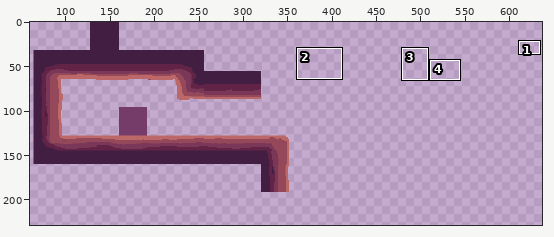
Edited in one commit: pixel-art file (assets/gfx/world/World Tileset.aseprite). The picture above shows the old version from afar; the outline marks the close-up.
Close-up. Before the commit:
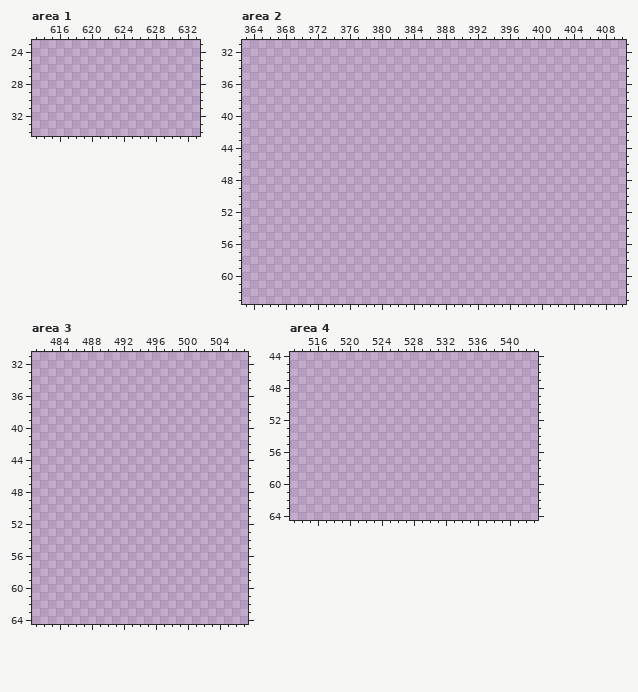
640x360 pixels, 1 frame. Shown: area 1: x 613..633, y 23..34; area 2: x 363..410, y 31..63; area 3: x 481..507, y 31..64; area 4: x 513..543, y 44..64. The wide view leaves out empty margins. The commit also changed other parts of the picture, which this record leaves out.
Now the later version:
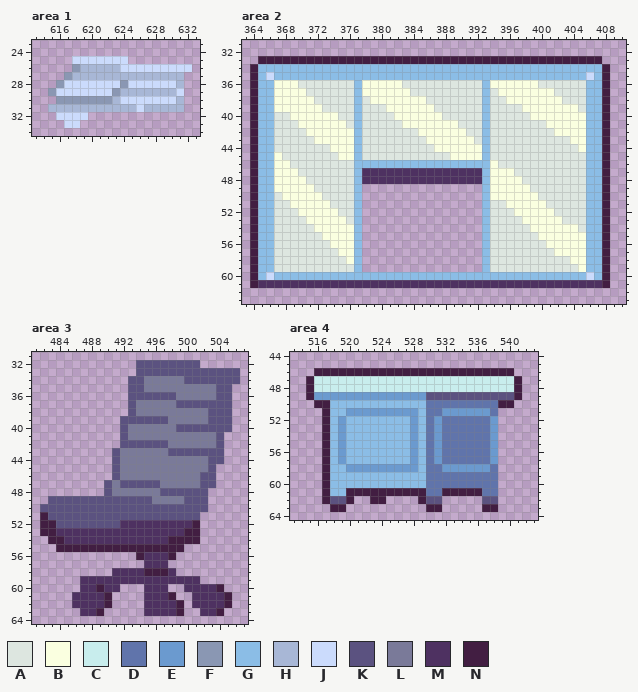
Palette (. is transparent): A #dde6e0  B #faffe0  C #c8eded  D #6074ab  E #6b9acf  F #8a97b3  G #8bbde6  H #a8b7d6  J #cbdbfc  K #5b5280  L #7a7a99  M #4e3161  N #421e42
The edit:
Area 1, layer "FG Tiles":
y 25: x 618..624 ....... -> JJJJJJJ
y 26: x 618..632 ............... -> FHHHHHJJJJJJJJJ
y 27: x 617..631 ............... -> FHHHHHHHHHHHHHH
y 28: x 616..631 ................ -> FJJJJJJJFJJJJJJH
y 29: x 615..631 ................. -> FJJJJJJJFHHHHHHHJ
y 30: x 616..631 ................ -> FFFFFFFHJJJJJJJH
y 31: x 615..631 ................. -> HHHHHHHHHHHJHHHHH
y 32: x 616..619 .... -> JJJJ
y 33: x 617..618 .. -> JJ
Area 2, layer "FG Tiles":
y 33: x 365..407 ........................................... -> NNNNNNNNNNNNNNNNNNNNNNNNNNNNNNNNNNNNNNNNNNN
y 34: x 364..408 ............................................. -> NGGGGGGGGGGGGGGGGGGGGGGGGGGGGGGGGGGGGGGGGGGGN
y 35: x 364..408 ............................................. -> NGJGGGGGGGGGGGGGGGGGGGGGGGGGGGGGGGGGGGGGGGJGN
y 36: x 364..408 ............................................. -> NGGBBBAAAAAAAGBBBBBAAAAAAAAAAGBBBBBBAAAAAAGGN
y 37: x 364..408 ............................................. -> NGGBBBBAAAAAAGBBBBBBAAAAAAAAAGABBBBBBBAAAAGGN
y 38: x 364..408 ............................................. -> NGGBBBBBAAAAAGABBBBBBBAAAAAAAGAABBBBBBBAAAGGN
y 39: x 364..408 ............................................. -> NGGBBBBBBAAAAGAAABBBBBBAAAAAAGAAAABBBBBBBAGGN
y 40: x 364..408 ............................................. -> NGGAABBBBBBAAGAAAABBBBBBAAAAAGAAAAABBBBBBBGGN
y 41: x 364..408 ............................................. -> NGGAAABBBBBBAGAAAAABBBBBBBAAAGAAAAAAABBBBBGGN
y 42: x 364..408 ............................................. -> NGGAAAABBBBBBGAAAAAAABBBBBBAAGAAAAAAAABBBBGGN
y 43: x 364..408 ............................................. -> NGGAAAAABBBBBGAAAAAAAABBBBBBAGAAAAAAAAAABBGGN
y 44: x 364..408 ............................................. -> NGGAAAAAAABBBGAAAAAAAAABBBBBBGAAAAAAAAAAABGGN
y 45: x 364..408 ............................................. -> NGGBAAAAAAABBGAAAAAAAAAAABBBBGAAAAAAAAAAAAGGN
y 46: x 364..408 ............................................. -> NGGBBAAAAAAAAGGGGGGGGGGGGGGGGGBAAAAAAAAAAAGGN
y 47: x 364..408 ............................................. -> NGGBBBAAAAAAAGMMMMMMMMMMMMMMMGBBBAAAAAAAAAGGN
y 48: x 364..408 ............................................. -> NGGBBBBAAAAAAGMMMMMMMMMMMMMMMGBBBBAAAAAAAAGGN
y 49: x 364..377 .............. -> NGGBBBBBAAAAAG; x 393..408 ................ -> GBBBBBAAAAAAAGGN
y 50: x 364..377 .............. -> NGGABBBBBAAAAG; x 393..408 ................ -> GBBBBBBAAAAAAGGN
y 51: x 364..377 .............. -> NGGAABBBBBAAAG; x 393..408 ................ -> GAABBBBBAAAAAGGN
y 52: x 364..377 .............. -> NGGAAABBBBBAAG; x 393..408 ................ -> GAAABBBBBAAAAGGN
y 53: x 364..377 .............. -> NGGAAAABBBBBAG; x 393..408 ................ -> GAAAABBBBBAAAGGN
y 54: x 364..377 .............. -> NGGAAAAABBBBBG; x 393..408 ................ -> GAAAAABBBBBBAGGN
y 55: x 364..377 .............. -> NGGAAAAAABBBBG; x 393..408 ................ -> GAAAAAABBBBBBGGN
y 56: x 364..377 .............. -> NGGAAAAAAABBBG; x 393..408 ................ -> GAAAAAAABBBBBGGN
y 57: x 364..377 .............. -> NGGAAAAAAAABBG; x 393..408 ................ -> GAAAAAAAABBBBGGN
y 58: x 364..377 .............. -> NGGAAAAAAAAABG; x 393..408 ................ -> GAAAAAAAAAABBGGN
y 59: x 364..377 .............. -> NGGAAAAAAAAAAG; x 393..408 ................ -> GAAAAAAAAAAABGGN
y 60: x 364..408 ............................................. -> NGJGGGGGGGGGGGGGGGGGGGGGGGGGGGGGGGGGGGGGGGJGN
y 61: x 364..408 ............................................. -> NMMMMMMMMMMMMMMMMMMMMMMMMMMMMMMMMMMMMMMMMMMMN
Area 3, layer "FG Tiles":
y 32: x 494..501 ........ -> KKKKKKKK
y 33: x 494..506 ............. -> KKKKKKKKKKKKK
y 34: x 493..506 .............. -> KKLLLLLKKKKKKK
y 35: x 493..505 ............. -> KKLLLLLLLLLKK
y 36: x 493..505 ............. -> KKKKKKLLLLLKK
y 37: x 493..505 ............. -> KLLLLLKKKKKKK
y 38: x 493..505 ............. -> KLLLLLLLLLKKK
y 39: x 492..505 .............. -> KKKKKKLLLLLKKK
y 40: x 492..505 .............. -> KLLLLLLKKKKKKK
y 41: x 492..504 ............. -> KLLLLLLLLLLLK
y 42: x 492..504 ............. -> KKKKKKLLLLLLK
y 43: x 491..504 .............. -> KLLLLLLKKKKKKK
y 44: x 491..504 .............. -> KLLLLLLLLLLLKK
y 45: x 491..503 ............. -> KLLLLLLLLLLLK
y 46: x 491..503 ............. -> KLLLLLLLLLLKK
y 47: x 490..503 .............. -> KLKKKKKLLLLLKK
y 48: x 490..502 ............. -> KLLLLLLKKKKKK
y 49: x 483..502 .................... -> KKKKKKKKKKKKKLLLLKKK
y 50: x 482..502 ..................... -> KKKKKKKKKKKKKKKKKKKKK
y 51: x 482..501 .................... -> NKKKKKKKKKKKKKKKKKKK
y 52: x 482..501 .................... -> NNKKKKKKKKMMMMMMMMMN
y 53: x 482..501 .................... -> NNMMMMMMMMMMMMMMMMNN
y 54: x 483..501 ................... -> NNMMMMMMMMMMMMMNNNN
y 55: x 484..499 ................ -> NNNNNNNNNNNNNNNN
y 56: x 494..498 ..... -> NMMMN
y 57: x 495..497 ... -> MMM
y 58: x 491..498 ........ -> MMMMNNNM
y 59: x 487..501 ............... -> MMMMMMMMMMMMMMM
y 60: x 487..491 ..... -> MMNMM; x 495..497 ... -> MMM; x 500..504 ..... -> MMMMN
y 61: x 486..490 ..... -> MMMMN; x 495..498 .... -> MMMN; x 501..505 ..... -> MMMMN
y 62: x 486..490 ..... -> MMMMN; x 495..499 ..... -> MMMMN; x 501..505 ..... -> MMMMN
y 63: x 487..489 ... -> MMN; x 495..499 ..... -> MMMMN; x 502..504 ... -> MMN
Area 4, layer "FG Tiles":
y 46: x 516..540 ......................... -> NNNNNNNNNNNNNNNNNNNNNNNNN
y 47..48: x 515..541 ........................... -> NCCCCCCCCCCCCCCCCCCCCCCCCCN
y 49: x 515..541 ........................... -> NEEEEEEEEEEEEEEKKKKKKKKKKKN
y 50: x 516..540 ......................... -> NNGGGGGGGGGGGGDDDDDDDDDNN
y 51: x 517..538 ...................... -> NGGEEEEEEEEEGDDEEEEEED
y 52..57: x 517..538 ...................... -> NGEGGGGGGGGEGDEDDDDDDE
y 58: x 517..538 ...................... -> NGGEEEEEEEEEGDDEEEEEED
y 59..60: x 517..538 ...................... -> NGGGGGGGGGGGGDDDDDDDDD
y 61: x 517..538 ...................... -> NGGNNNNNNNNNNDDNNNNNDD
y 62: x 517..520 .... -> NKKN; x 523..524 .. -> NN; x 529..531 ... -> NKK; x 537..538 .. -> KK
y 63: x 518..519 .. -> NN; x 530..531 .. -> NN; x 537..538 .. -> NN
Where, in picture pixels (left, top, right, bottom), the same in both close-ups:
added: (48, 56, 192, 128)
added: (250, 56, 610, 288)
added: (40, 360, 240, 616)
added: (306, 368, 522, 512)
